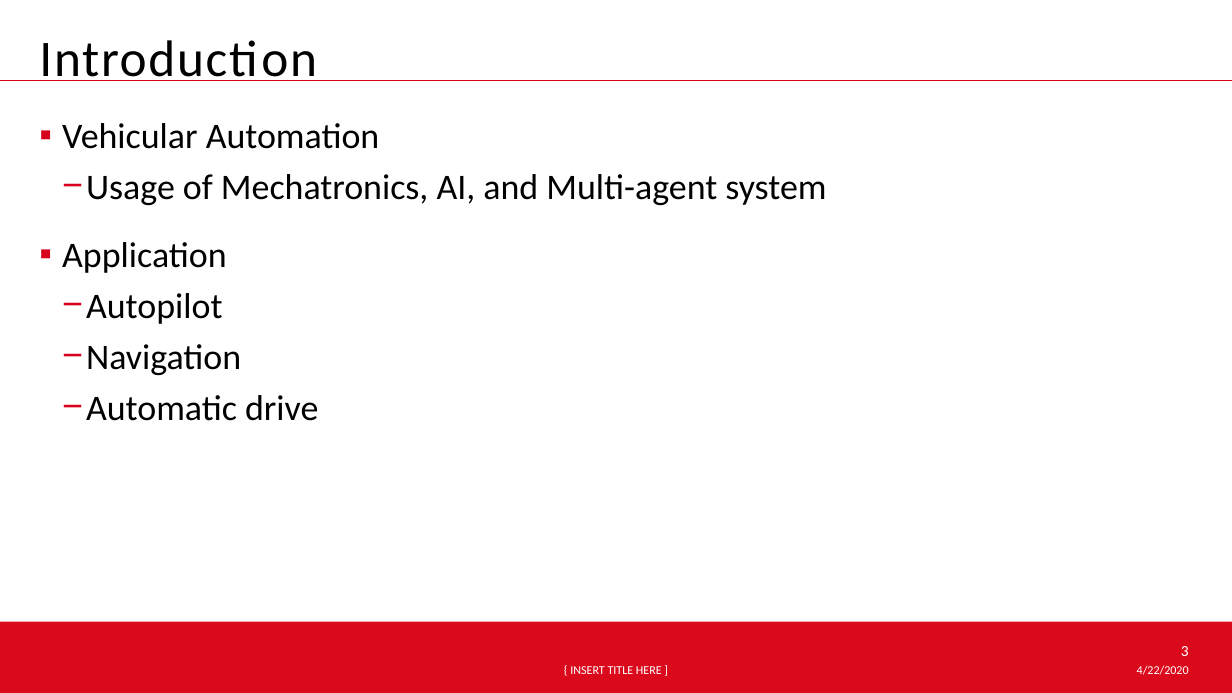
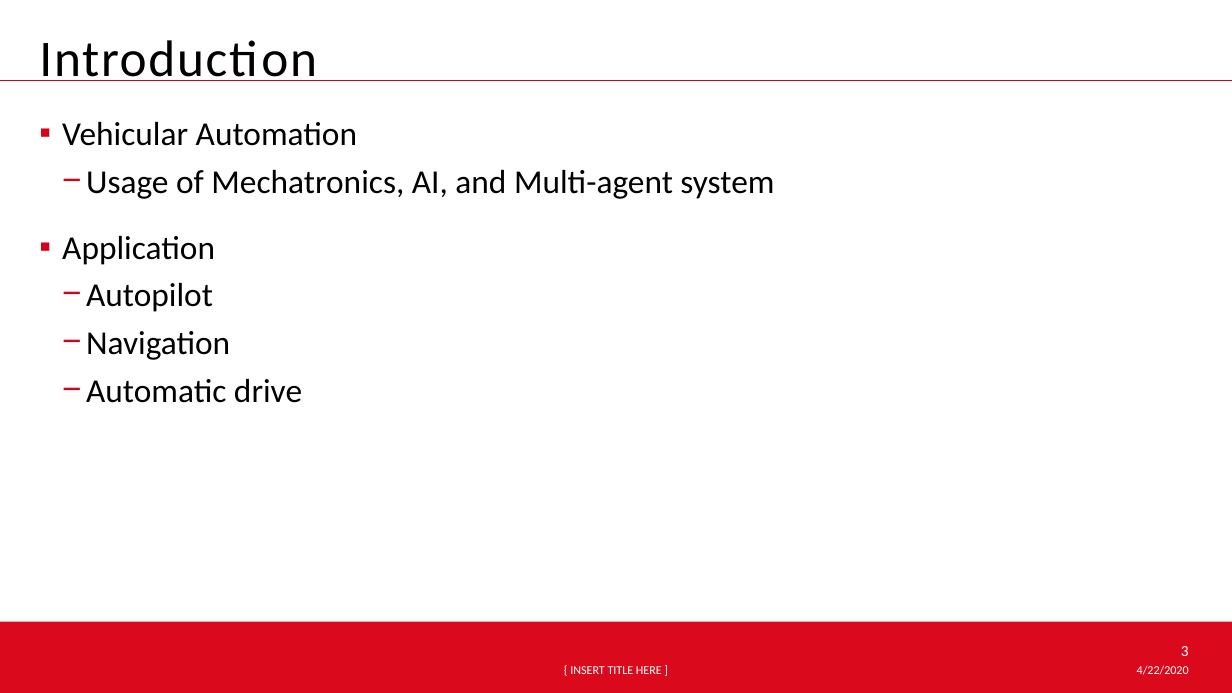
Before and after one commit to hehonglu123/optimal_control, a slide deck: slide 3 of Optimal Control Theory.pptx. Drawn at 1232x693 pixels with LibreOffice and Linux fonts; fonts in the diff are those of the drawing; background and template pictures are left out. Boxes give left, top, right and bottom in pixels: in the first picture for what was removed or moved away, otherwise in the second. Text is boxed around its words. In the diff, an @@ line names an element or a change of style, - is before the commit and + after.

```diff
--- a/Optimal Control Theory.pptx
+++ b/Optimal Control Theory.pptx
@@ text "Vehicular Automation" at <box>62,122,774,403</box>: size 28 to 26 pt @@
```
Also in this commit, not shown: 7 other slides changed, 3 slides added.
